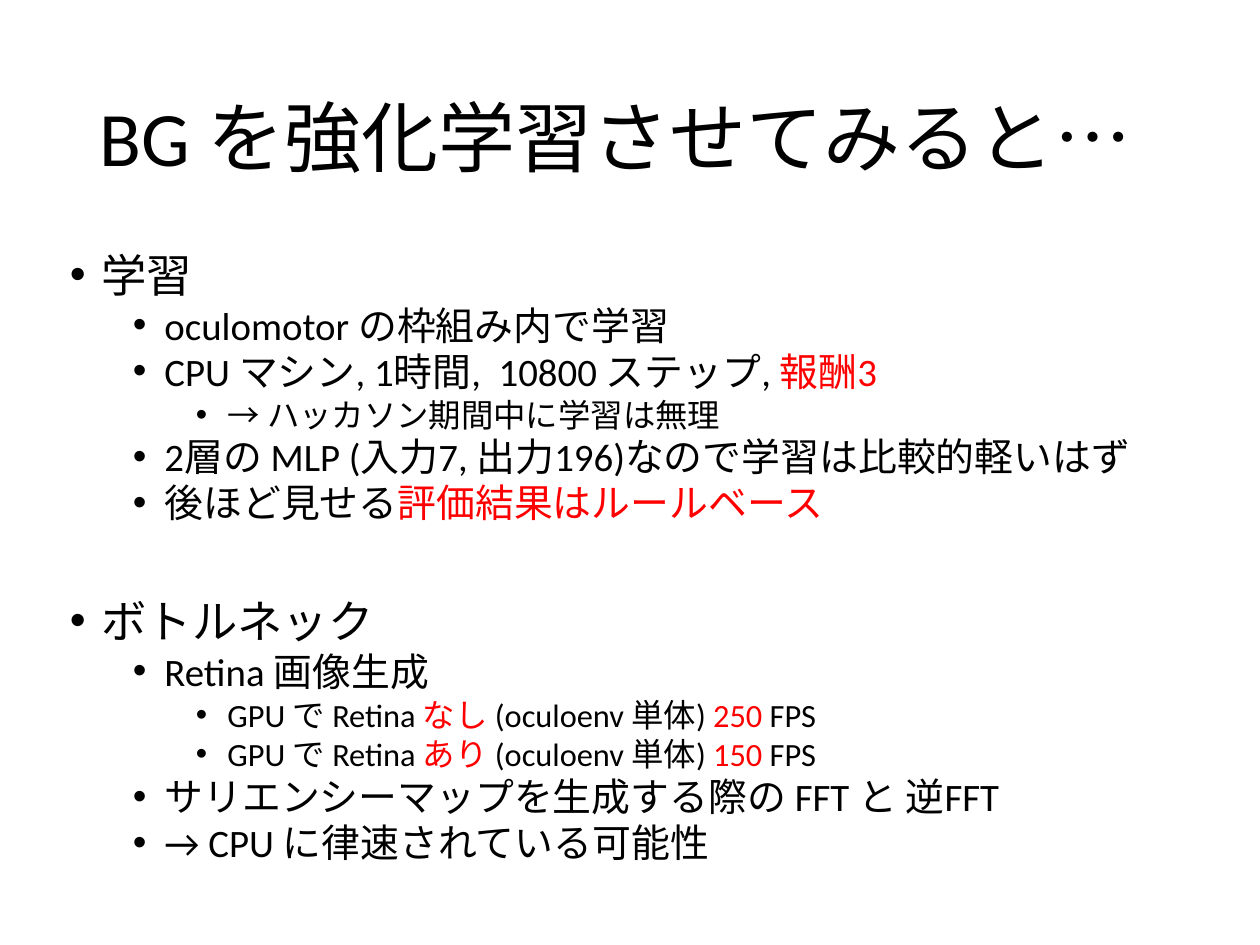
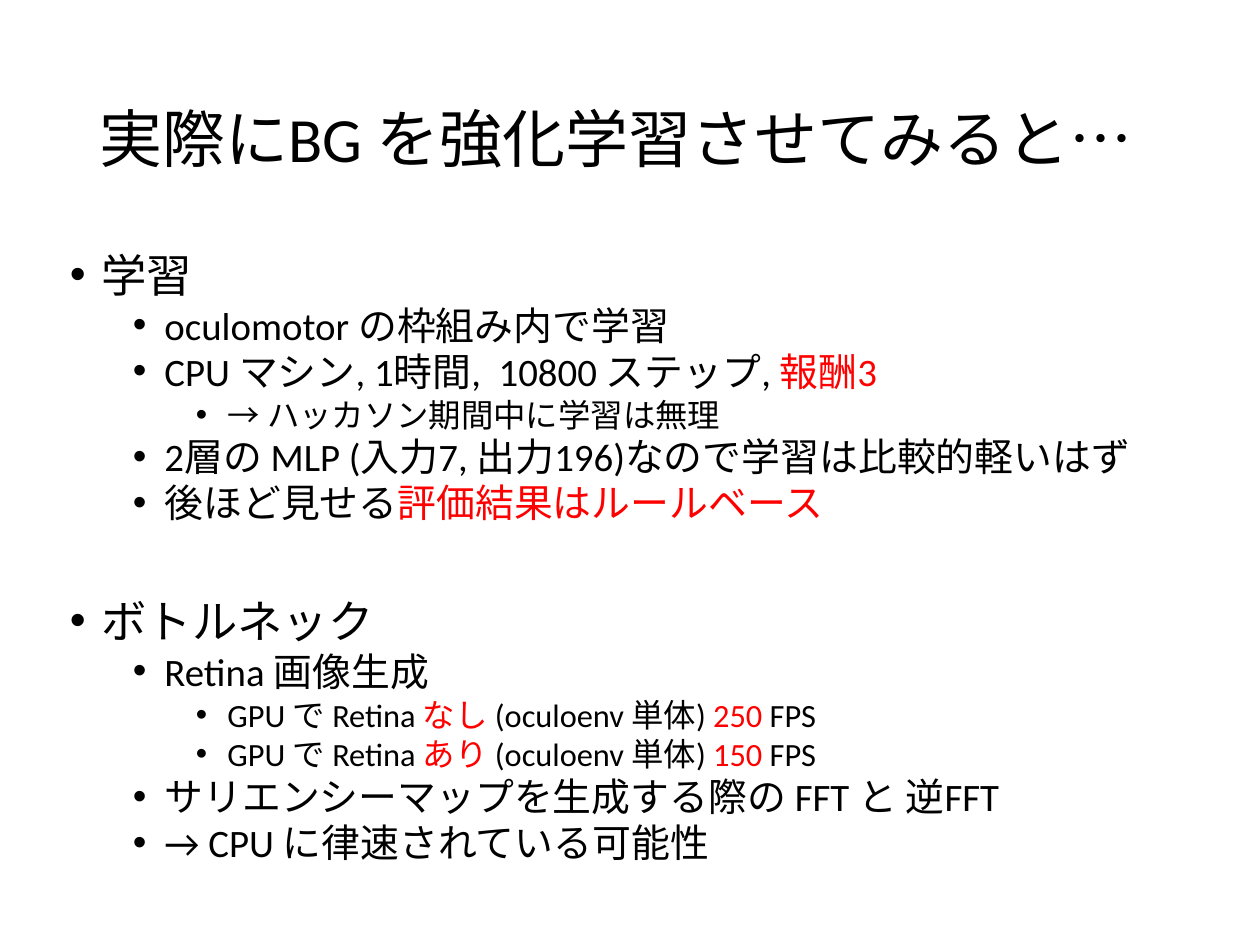
Before and after one commit to miyosuda/oculomotor, a slide deck: slide 11 of doc/20181007_1_wba_hackathon_2018_ota.pptx. Drawn at 1260x945 pixels with LibreOffice and Linux fonts; fonts in the diff are those of the drawing. Boxes give left, top, right and bottom in pixels: in the first picture for what was removed or moved away, otherwise in the second. Text is boxed around its words. In the diff, an @@ line names an element or a change of style, - is before the commit and + after.

```diff
--- a/doc/20181007_1_wba_hackathon_2018_ota.pptx
+++ b/doc/20181007_1_wba_hackathon_2018_ota.pptx
@@ title at <box>99,109,1132,168</box>: text changed; size 44 to 36 pt @@
-BG を強化学習させてみると…
+実際にBG を強化学習させてみると…
```
Also in this commit, not shown: 2 other slides changed.
